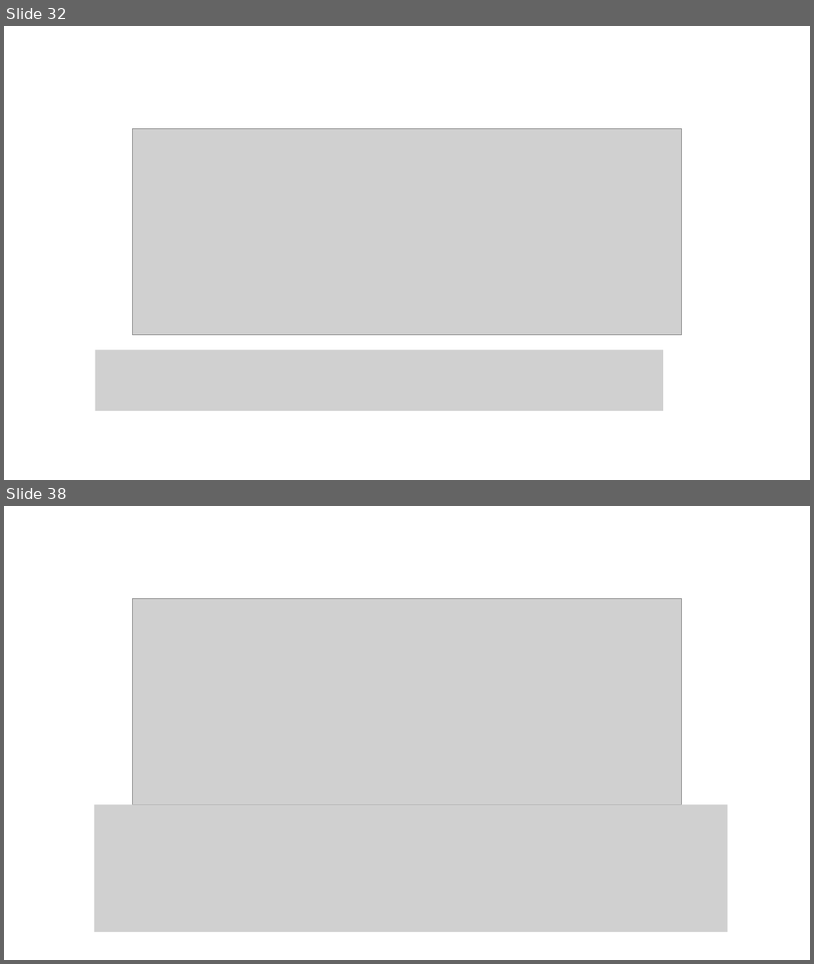
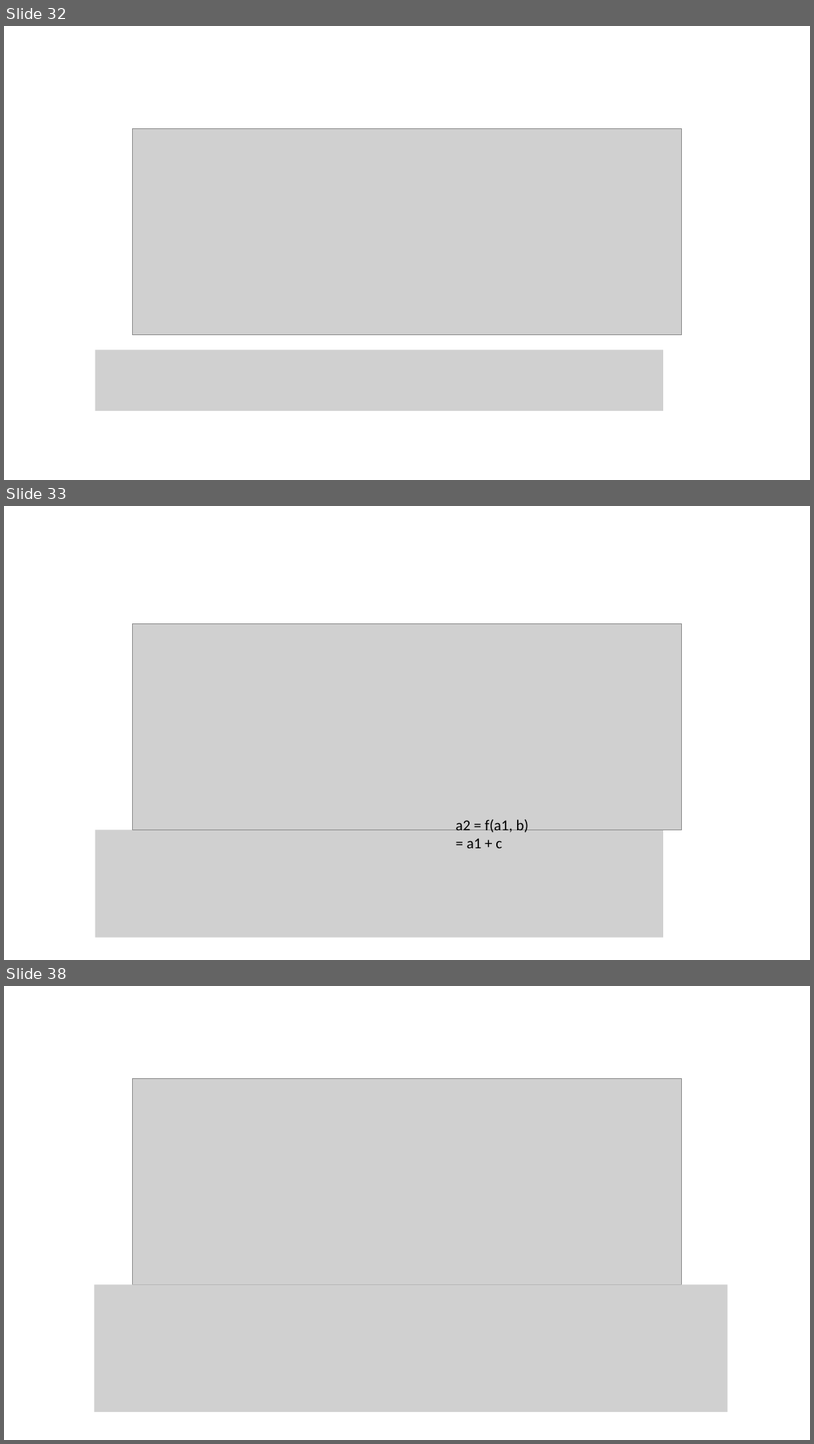
Before and after one commit to snyderjo/Neural-Network-Presentation, a slide deck: secondPart/Neural Networks - pt 2.pptx. Shown one above the other, each under a label of ours: slides 32 and 38 before the commit, slides 32, 33 and 38 after it; the slides between them are not shown. The pictures are 814x964 and 814x1444 pixels, drawn with LibreOffice and Linux fonts; fonts in the diff are those of the drawing; grey boxes stand for pictures. Boxes give left, top, right and bottom in pixels: in the first picture for what was removed or moved away, otherwise in the second. Text is boxed around its words. In the diff, an @@ line names an element or a change of style, - is before the commit and + after.

```diff
--- a/secondPart/Neural Networks - pt 2.pptx
+++ b/secondPart/Neural Networks - pt 2.pptx
@@ slide 33 added at (4,506,810,960), background #FFFFFF @@
@@ picture added at (132,623,682,830) @@
@@ text added at (456,819,529,848), 18 pt, text #000000 @@
+a2 = f(a1, b) = a1 + c
@@ picture added at (95,830,664,937) @@
```
Also in this commit, not shown: 16 slides changed, 4 other slides added, 4 slides removed, 2 other files.
